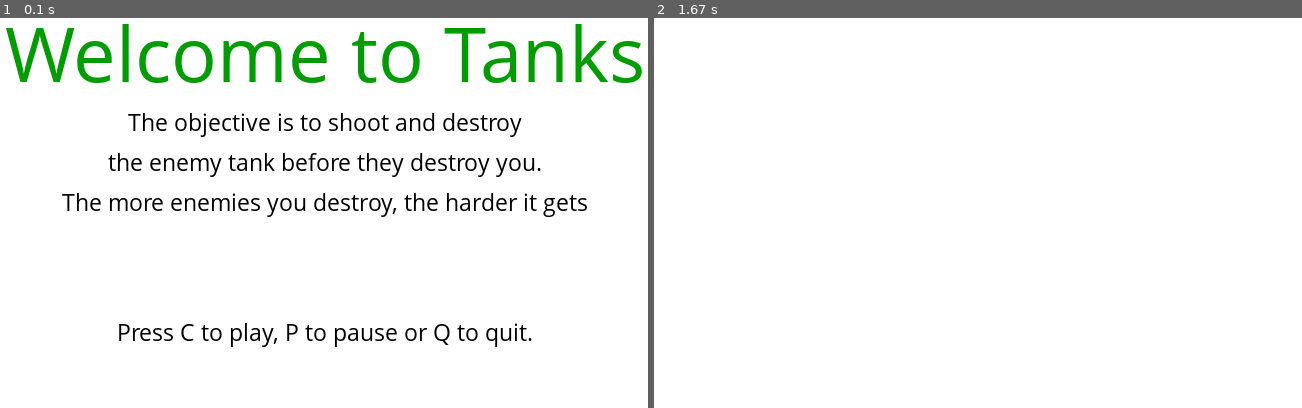
Above: before the commit, frames 1-2 (left to right).
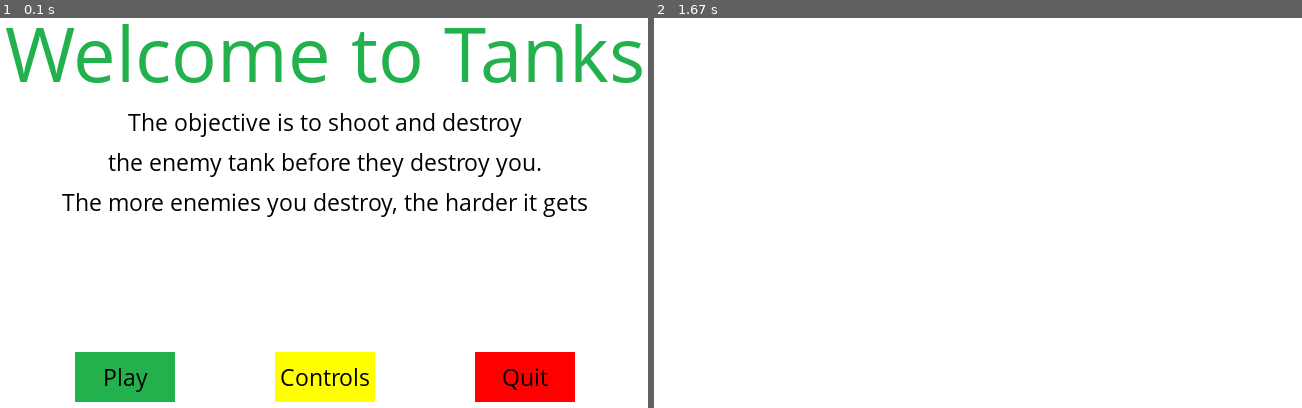
Above: after the commit, the same moments.

Repository: NikhilHeda/PyGame---Practice
Game: pygame game, started from code.py
Two runs of this game, one before a commit and one after it. Both use one fixed random seed, a clock stepped at 60 frames per second and the inputs below.
Inputs:
- Up to frame 1 (0.1 s): no input
- Up to frame 2 (1.67 s): tap C at 0.33 s; tap Enter at 0.67 s

The runs differ from the first frame. In frame 1, 11% of the frame differs, in the area x 0-100%, y 1-99%; in frame 2, nothing differs.

Commit message:
Added button functionality

Diff:
--- a/code.py
+++ b/code.py
@@ -6,7 +6,8 @@
 white = (255, 255, 255)
 black = (0, 0, 0)
 red = (255, 0, 0)
-green = (0, 155, 0)
+green = (34, 177, 76)
+yellow = (255, 255, 0)
 
 display_width = 800
 display_height = 600
@@ -80,7 +81,16 @@
 		message_to_screen("The objective is to shoot and destroy", black, y_displace = -30)
 		message_to_screen("the enemy tank before they destroy you.", black, y_displace = 10)
 		message_to_screen("The more enemies you destroy, the harder it gets", black, y_displace = 50)
-		message_to_screen("Press C to play, P to pause or Q to quit.", black, y_displace = 180)
+		# message_to_screen("Press C to play, P to pause or Q to quit.", black, y_displace = 180)
+
+		pygame.draw.rect(gameDisplay, green, (150, 500, 100, 50))
+		pygame.draw.rect(gameDisplay, yellow, (350, 500, 100, 50))
+		pygame.draw.rect(gameDisplay, red, (550, 500, 100, 50))
+
+		text_to_button("Play", black, 150, 500, 100, 50)
+		text_to_button("Controls", black, 350, 500, 100, 50)
+		text_to_button("Quit", black, 550, 500, 100, 50)
+
 		pygame.display.update()
 		clock.tick(5)
 
@@ -92,6 +102,11 @@
 	elif size == "large":
 		textSurface = largefont.render(text, True, color)
 	return textSurface, textSurface.get_rect()
+
+def text_to_button(msg, color, buttonx, buttony, buttonwidth, buttonheight, size = "small"):
+	textSurf, textRect = text_objects(msg, color, size)
+	textRect.center = (buttonx + (buttonwidth / 2)) , (buttony + (buttonheight / 2))
+	gameDisplay.blit(textSurf, textRect)
 
 def message_to_screen(msg, color, y_displace = 0, size = "small"):
 	textSurf, textRect = text_objects(msg, color, size)
